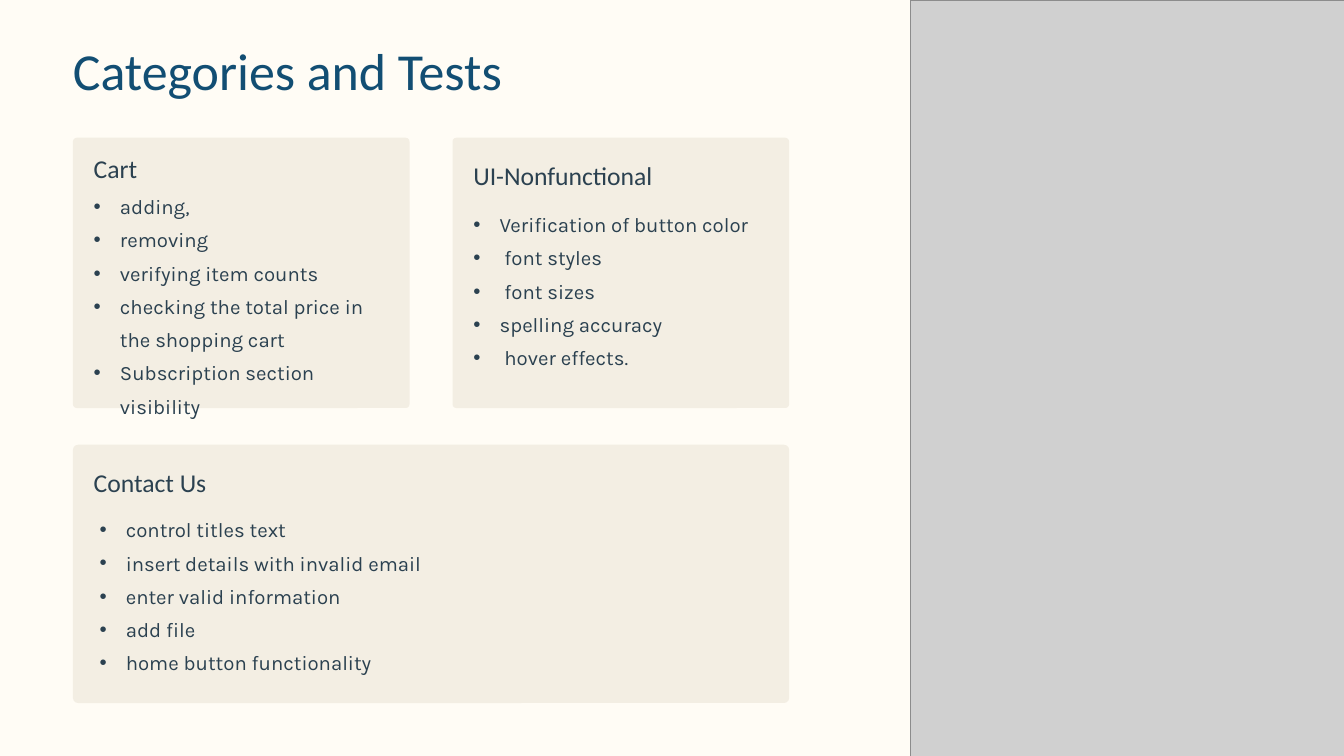
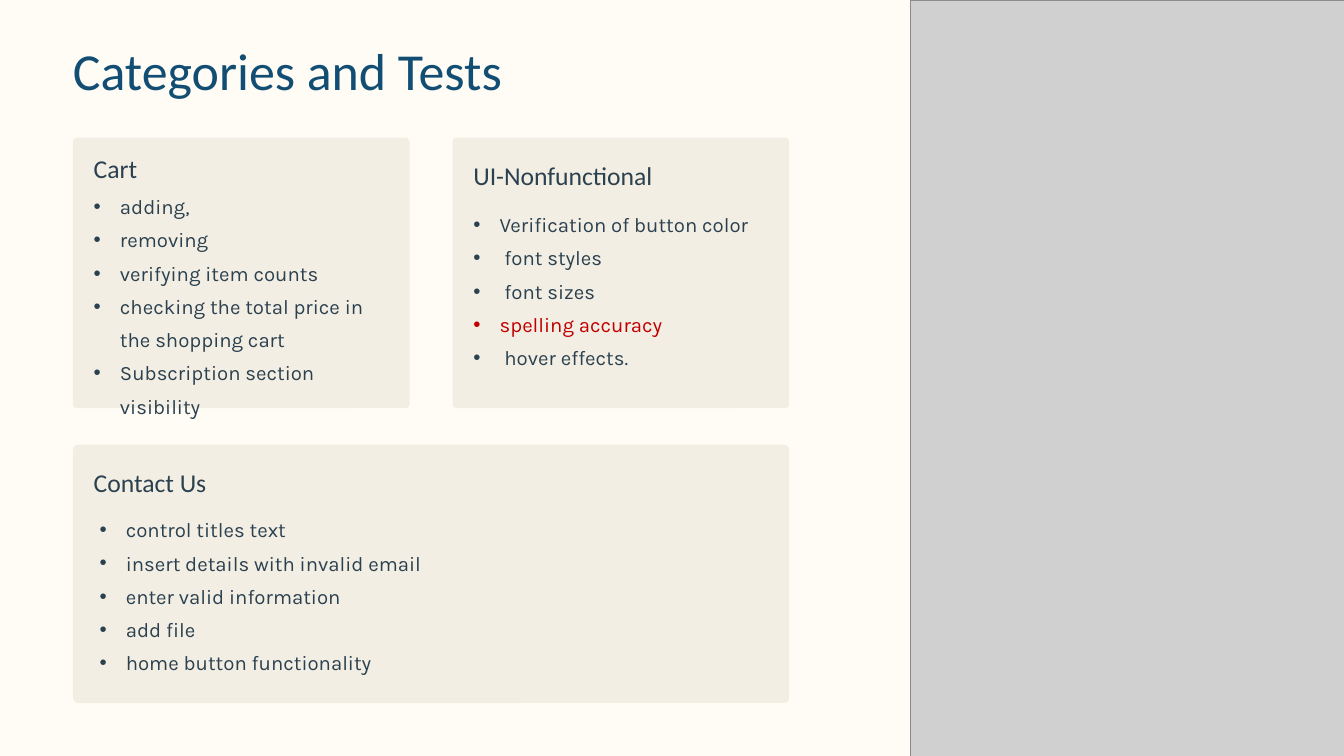
Before and after one commit to sabeel-el/QA_Automation_middle_project, a slide deck: slide 4 of QA-Automation-Middle-Project.pptx. Drawn at 1344x756 pixels with LibreOffice and Linux fonts; fonts in the diff are those of the drawing; grey boxes stand for pictures; background and template pictures are left out. Boxes give left, top, right and bottom in pixels: in the first picture for what was removed or moved away, otherwise in the second. Text is boxed around its words. In the diff, an @@ line names an element or a change of style, - is before the commit and + after.

```diff
--- a/QA-Automation-Middle-Project.pptx
+++ b/QA-Automation-Middle-Project.pptx
@@ text at box(500, 318, 662, 337): text colour #2B4150 to #C00000 in "spelling accuracy" @@
```
Also in this commit, not shown: 3 other slides changed, 3 slides added, 1 slide removed.
